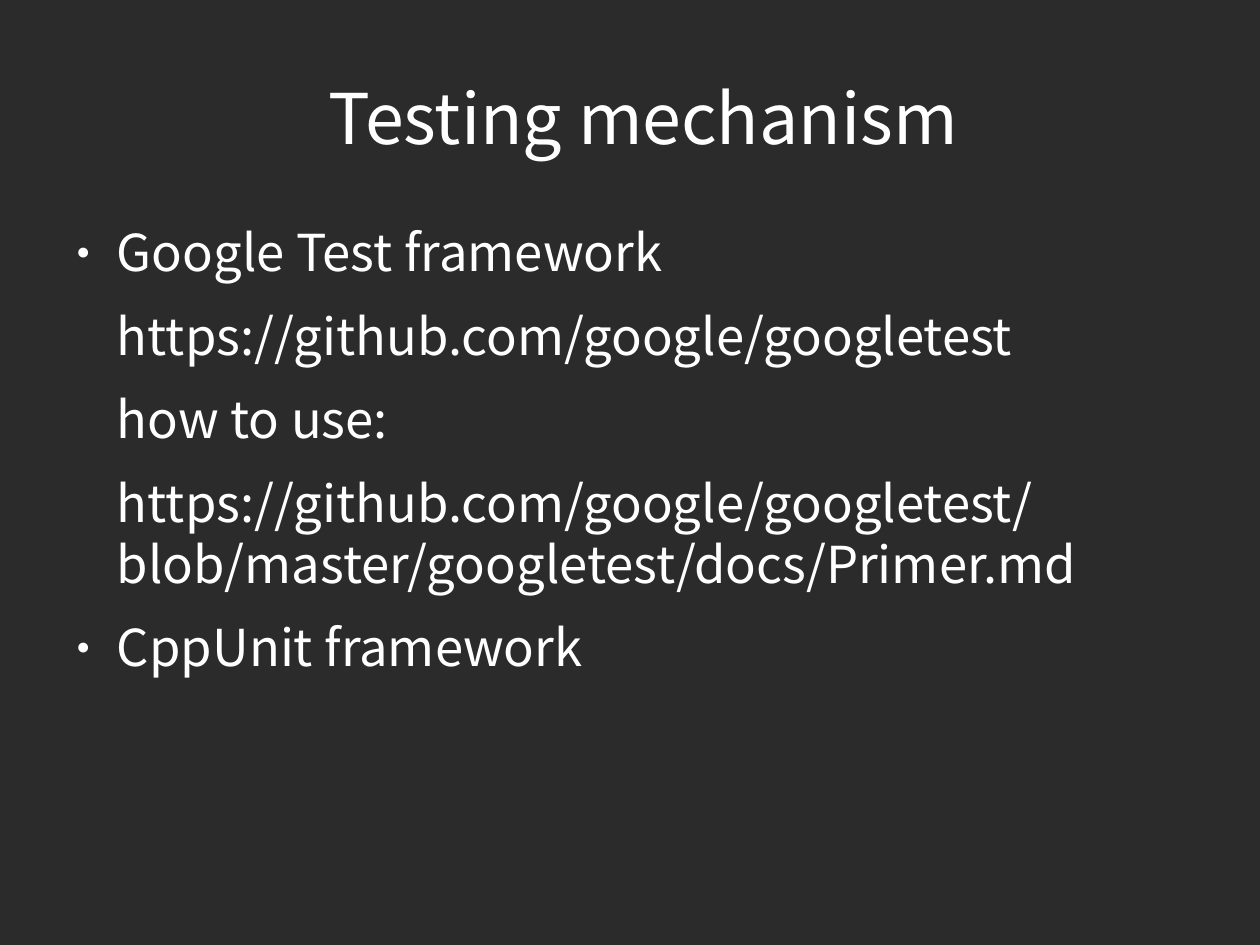
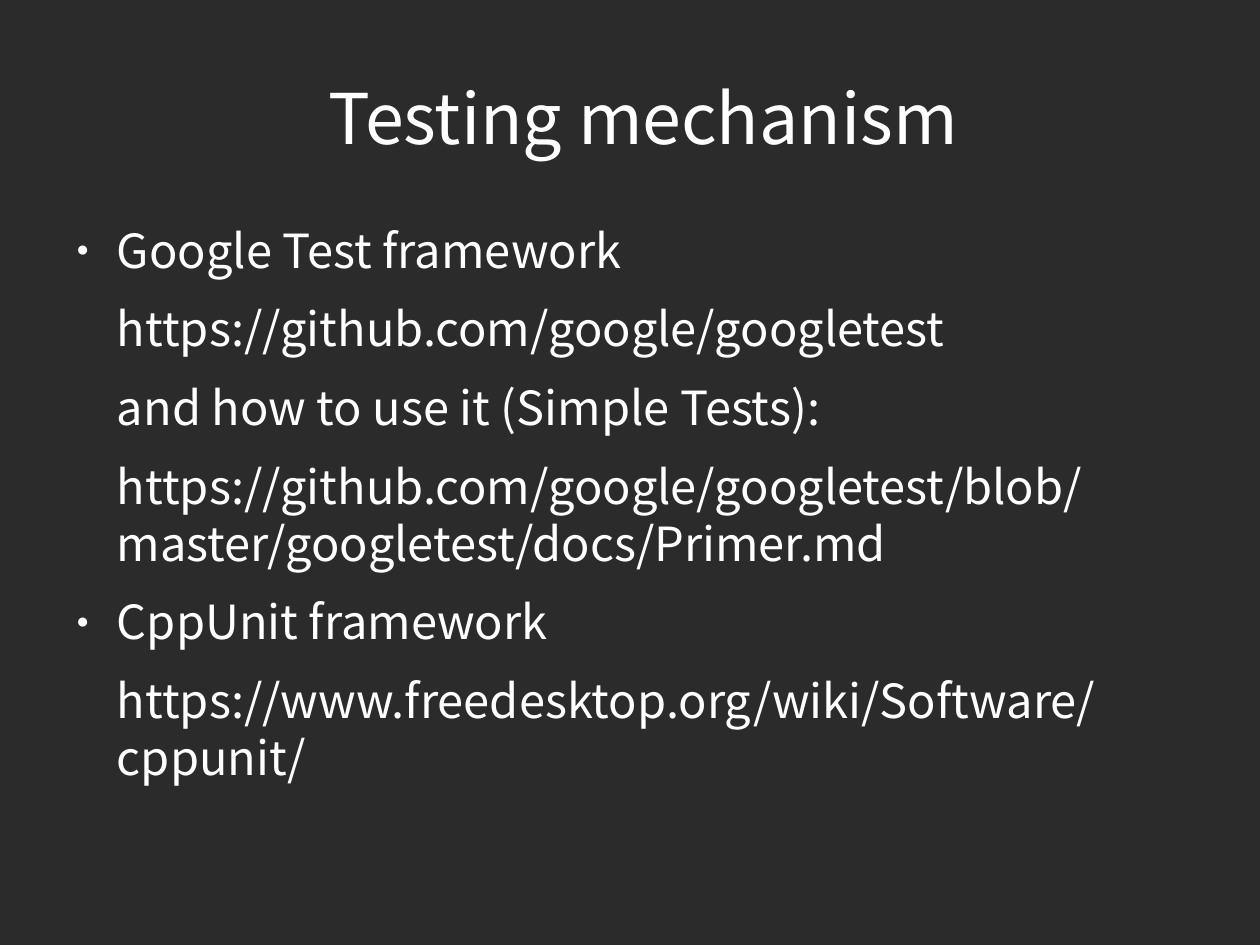
Before and after one commit to piotrek24061988/AutomaticTesting, a slide deck: slide 28 of module1/doc/AutomatedTesting.odp (slide 26 before the commit). Drawn at 1260x945 pixels with LibreOffice and Linux fonts; fonts in the diff are those of the drawing; background and template pictures are left out; a plain dark background stands for a picture behind light text. Boxes give left, top, right and bottom in pixels: in the first picture for what was removed or moved away, otherwise in the second. Text is boxed around its words. In the diff, an @@ line names an element or a change of style, - is before the commit and + after.

Commit message:
presentation update, frameworks intro finalized

```diff
--- a/module1/doc/AutomatedTesting.odp
+++ b/module1/doc/AutomatedTesting.odp
@@ text at [117, 230, 1082, 650]: size 32 to 29.6 pt in "Google Test framework", "https://github.com/google/googletest", "https://github.com/google/googletest/blob/master/googletest/ ...", "CppUnit framework" @@
@@ text at [117, 386, 820, 436]: text changed; size 32 to 29.6 pt @@
-how to use:
+and how to use it (Simple Tests):
@@ text at [117, 680, 1095, 786]: paragraph added @@
+https://www.freedesktop.org/wiki/Software/cppunit/
```
Also in this commit, not shown: 1 other slide changed, 2 slides added.
